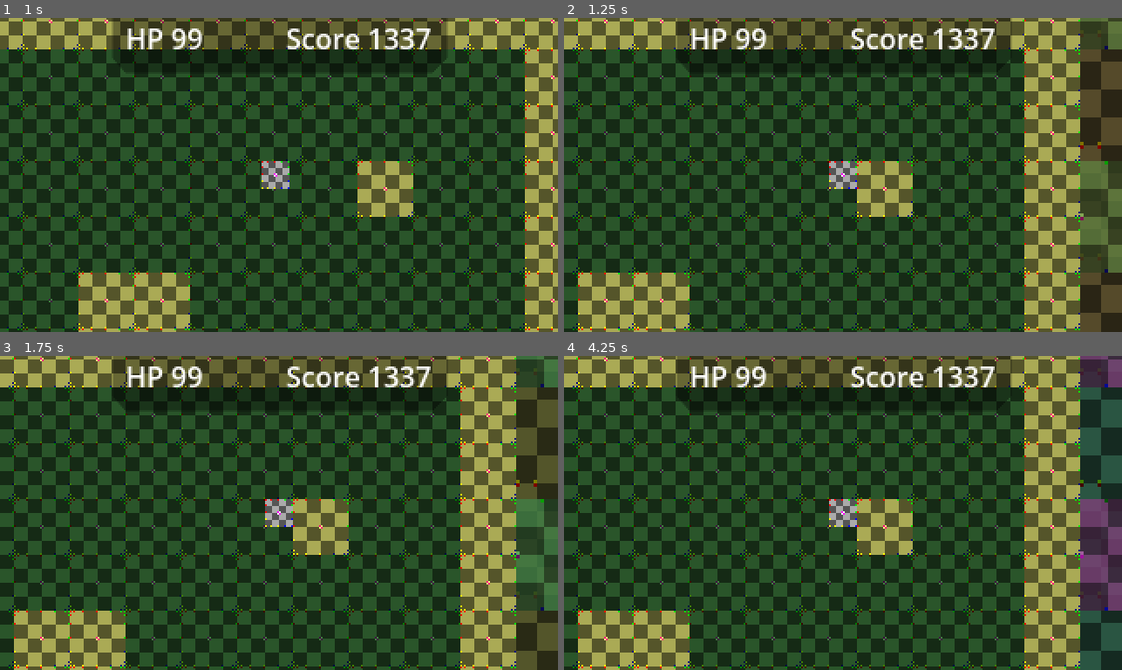
Above: before the commit, frames 1-4 (two rows, left to right).
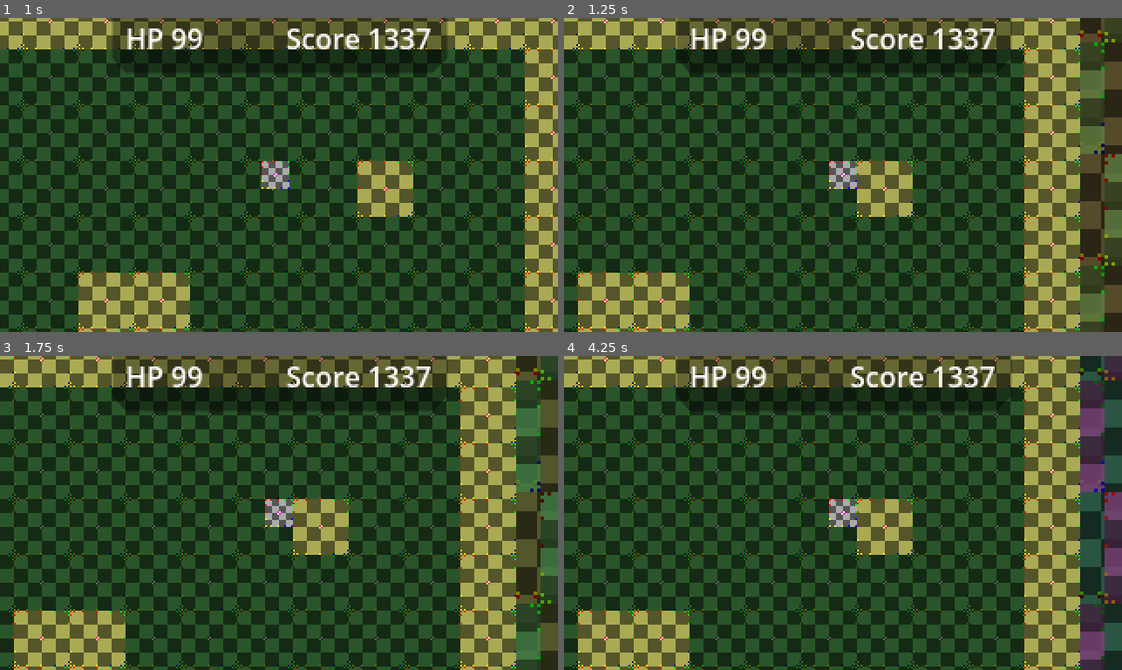
Above: after the commit, the same moments.

Repository: InvadingOctopus/comedot
Game: Godot game, scene res://Templates/Scenes/OverheadSceneTemplate.tscn
The game is run twice, just before and just after one commit, with the same random seed, the same clock (stepped at 60 frames per second) and the same inputs.
Inputs (mouse positions are in pixels of both pictures, inside the frame that each line leads up to):
- Up to frame 1 (1 s): move the mouse to (401, 159) at 0.52 s; hold Right (moveRight) from 0.53 s (still down); click (401, 159) at 0.6 s; tap Space (jump) at 0.77 s
- Up to frame 2 (1.25 s): keep holding Right (moveRight)
- Up to frame 3 (1.75 s): keep holding Right (moveRight); move the mouse to (167, 528) at 1.27 s; right-click (167, 528) at 1.35 s; tap Space (jump) at 1.52 s
- Up to frame 4 (4.25 s): tap Enter at 2 s; move the mouse to (898, 443) at 2.02 s; release Right (moveRight) at 2.03 s; hold Left (moveLeft) 2.03-2.78 s; click (898, 443) at 2.1 s; move the mouse to (815, 575) at 2.77 s; hold Right (moveRight) from 2.78 s (still down); right-click (815, 575) at 2.85 s; tap Space (jump) at 3.02, 3.77 s; move the mouse to (1010, 560) at 3.52 s; click (1010, 560) at 3.6 s

Frame 1 is identical in both runs. In frame 2, 4.4% of the frame differs, in the area x 92-100%, y 0-100%; in frame 3, 4.4%; in frame 4, 5.3%.

Commit message:
Slow down front parallax layer
Fix: It was moving as the same speed as the camera, conflicting with the perception of foreground objects.

Diff:
--- a/AutoLoad/TestBackground.tscn
+++ b/AutoLoad/TestBackground.tscn
@@ -1,6 +1,6 @@
-[gd_scene load_steps=5 format=3 uid="uid://2r67te40csdi"]
+[gd_scene load_steps=5 format=4 uid="uid://2r67te40csdi"]
 
-[ext_resource type="Texture2D" uid="uid://du4dc0o08pjpj" path="res://Assets/Images/Checkerboard32x32.png" id="1_108f4"]
+[ext_resource type="Texture2D" uid="uid://dxm250dv5b2lo" path="res://Assets/Images/Checkerboard32x32.png" id="1_108f4"]
 [ext_resource type="Script" path="res://Scripts/Visual/CycleColor.gd" id="1_ngbrm"]
 
 [sub_resource type="TileSetAtlasSource" id="TileSetAtlasSource_7o40c"]
@@ -30,6 +30,7 @@
 
 [node name="Parallax2D2" type="Parallax2D" parent="."]
 modulate = Color(1, 0.5, 0.5, 1)
+scroll_scale = Vector2(0.75, 0.75)
 repeat_size = Vector2(256, 256)
 script = ExtResource("1_ngbrm")
 
